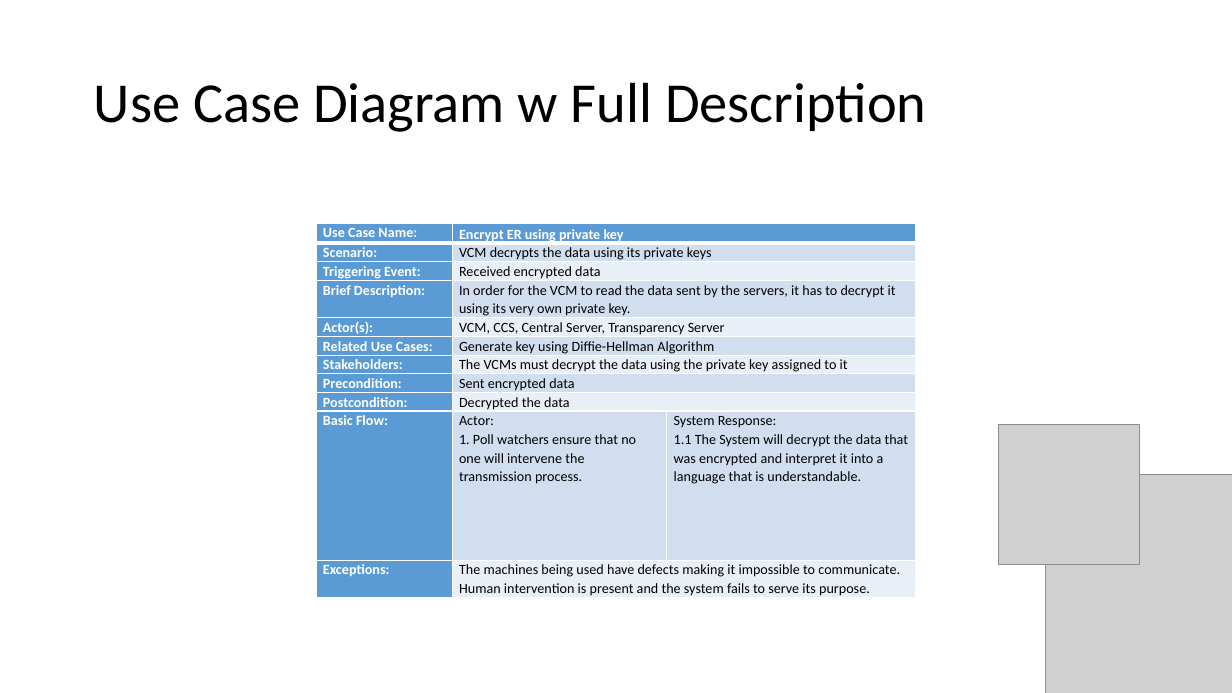
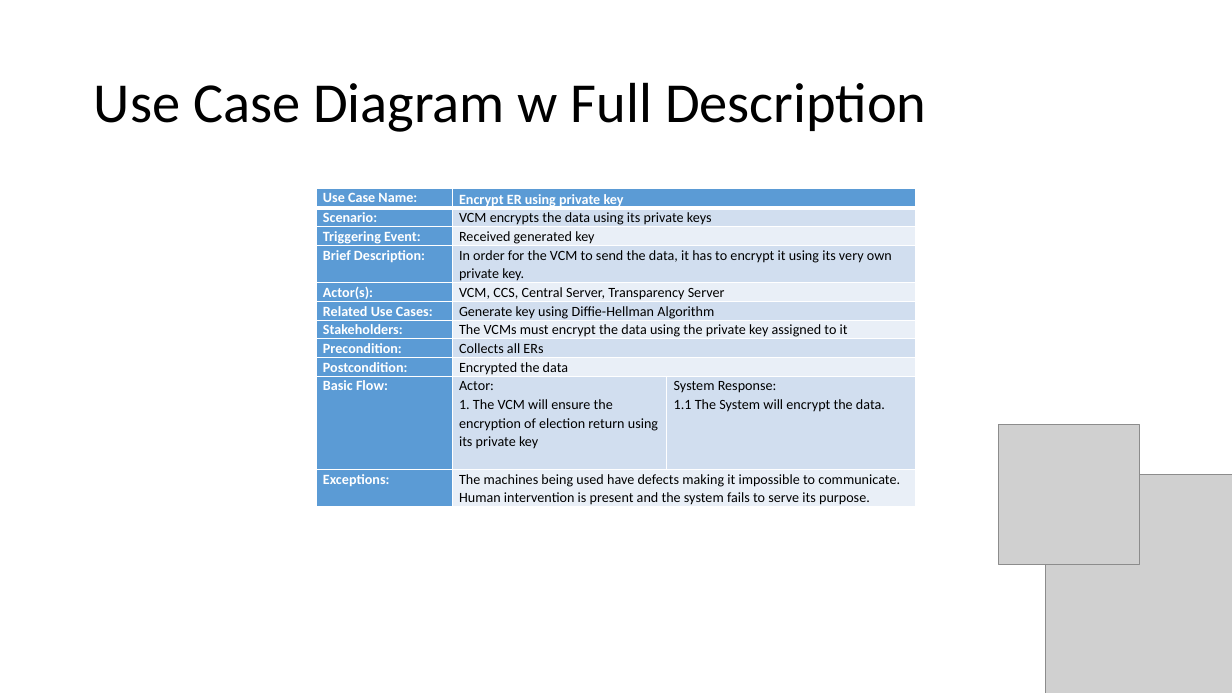
Before and after one commit to seans888/Project---Automate-Election, a slide deck: slide 22 of Documentation/Research Paper/AES diagrams.pptx. Drawn at 1232x693 pixels with LibreOffice and Linux fonts; fonts in the diff are those of the drawing; grey boxes stand for pictures. Boxes give left, top, right and bottom in pixels: in the first picture for what was removed or moved away, otherwise in the second. Text is boxed around its words. In the diff, an @@ line names an element or a change of style, - is before the commit and + after.

Commit message:
Edited the ff: Use case with description Deployment Diagram Composite Diagram

```diff
--- a/Documentation/Research Paper/AES diagrams.pptx
+++ b/Documentation/Research Paper/AES diagrams.pptx
@@ table at box(316, 189, 916, 509) @@
-row 2, column 2: VCM decrypts the data using its private keys
+row 2, column 2: VCM encrypts the data using its private keys
-row 3, column 2: Received encrypted data
+row 3, column 2: Received generated key
-row 4, column 2: In order for the VCM to read the data sent by the servers, it has to decrypt it using its very own private key.
+row 4, column 2: In order for the VCM to send the data, it has to encrypt it using its very own private key.
-row 7, column 2: The VCMs must decrypt the data using the private key assigned to it
+row 7, column 2: The VCMs must encrypt the data using the private key assigned to it
-row 8, column 2: Sent encrypted data
+row 8, column 2: Collects all ERs
-row 9, column 2: Decrypted the data
+row 9, column 2: Encrypted the data
-row 10, column 2: Actor: / 1. Poll watchers ensure that no one will intervene the transmission process.
+row 10, column 2: Actor: / 1. The VCM will ensure the encryption of election return using its private key
-row 10, column 3: System Response: / 1.1 The System will decrypt the data that was encrypted and interpret it into a language that is understandable.
+row 10, column 3: System Response: / 1.1 The System will encrypt the data.
@@ table: place and size @@
-table at box(316, 223, 916, 600)
+table at box(316, 189, 916, 509)
```
Also in this commit, not shown: 13 other slides changed.
